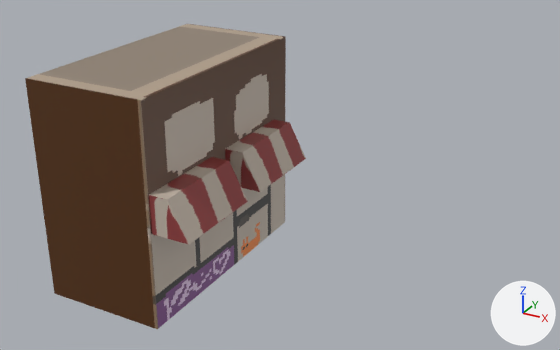
An edit to the Blender file art stuff/3d models for proj.blend, drawn before and after from the same camera.
Both versions are drawn from a 50 mm lens placed at (25.0, -37.3, 26.0), pointed at (1.7, 5.0, 4.9). The lights are fixed; the arrows at lower right show +X, +Y and +Z. The same objects are shown in both versions, whatever each file hides.
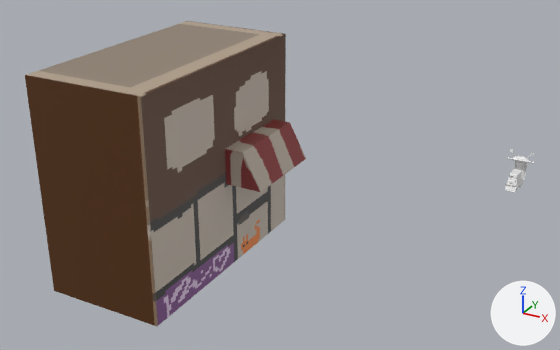
Where the change shows, as pixel boxes (x1, y1, x2, y2) in the pictures (560 x 350 px):
'Cube', moved: before (25, 24, 286, 329); after (25, 21, 286, 326)
'Cube.001', reshaped, moved, rescaled (71% narrower, 49% shorter): before (149, 157, 248, 245); after (506, 149, 534, 193)

The change in detail:
me_cube_001 has 8 vertices, 4 faces and spans x -1.0..1.0, y -1.0..1.0, z -1.0..1.0.
me_cube_001 is used by ob_cube; location (-3.4, 0.0, 6.69); scale (3.98, 7.76, 6.95).
me_cube_001 part 1: the whole mesh is moved by (0.0, 0.0, 0.96).
me_cube_002 is used by ob_cube_001; location (1.16, -4.58, 7.11); scale (0.649, 3.06, 1.19).
me_cube_002 had 8 vertices, 4 faces and spanned x -1.0..2.94, y -1.0..1.0, z -1.0..1.0.
me_cube_002 no longer uses material mat_material (picture img_awning1_png).
me_cube_002 now has 234 vertices, 232 faces and spans x -1.02..1.02, y -2.64..1.32, z -1.09..1.64.
me_cube_002 part 2: 8 vertices removed from x -1.0..2.94, y -1.0..1.0, z -1.0..1.0; 234 vertices added at x -1.02..1.02, y -2.64..1.32, z -1.09..1.64.
Object 'Cube' (ob_cube) moves from (-3.4, 0.0, 6.69) to (-3.4, 0.0, 0.22).
Object 'Cube.001' (ob_cube_001) is rescaled from (0.649, 3.06, 1.19) to (1.0, 1.0, 1.0).
Object 'Cube.001' (ob_cube_001) moves from (1.16, -4.58, 7.11) to (14.39, 20.86, 1.8).
